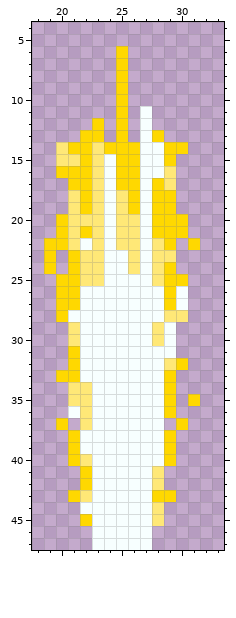
Pixel-art sprite, stored at DBZ Discovery/Animations/Aura/Charge_Loop/005.png. Above: the version before the commit.
The file is 49x48 pixels. Shown: x 18..33, y 4..47.
And afterwards:
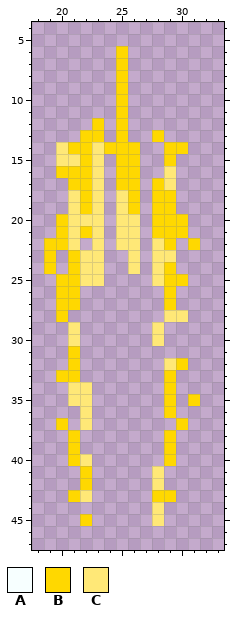
Palette (. is transparent): A #f7ffff  B #ffd800  C #ffe877
The exact change:
@@ x 18..33 @@
 10 .......B........
-11 .......B.A......
-12 .....B.B.A......
-13 ....BB.B.AB.....
-14 ..CBBCBBBAABB...
-15 ..CCBCABBAAB....
-16 ..BBBCABBAAC....
-17 ...BBCABBABC....
-18 ...CBCACBABB....
-19 ...CBCACBABB....
-20 ..BCCCACCABBB...
-21 ..BCBCACCABBB...
-22 .BBCACACCACB.B..
-23 .B.BCCAACACC....
-24 .B.BCCAACACB....
-25 ..BBCCAAAACBB...
-26 ..BBAAAAAAABA...
-27 ..BBAAAAAAABA...
-28 ..BAAAAAAAACC...
-29 ...CAAAAAACA....
-30 ...CAAAAAACA....
-31 ...BAAAAAAAA....
-32 ...BAAAAAAACB...
-33 ..BBAAAAAAAB....
-34 ...CCAAAAAAB....
-35 ...CCAAAAAAB.B..
-36 ...ACAAAAAAB....
-37 ..B.CAAAAAA.B...
-38 ...BAAAAAAAB....
-39 ...BAAAAAAAB....
-40 ...BCAAAAAAB....
-41 ....BAAAAAC.....
-42 ....BAAAAAC.....
-43 ...BCAAAAABB....
-44 ....AAAAAAC.....
-45 ....BAAAAAC.....
-46 .....AAAAA......
-47 .....AAAAA......
+11 .......B........
+12 .....B.B........
+13 ....BB.B..B.....
+14 ..CBBCBBB..BB...
+15 ..CCBC.BB..B....
+16 ..BBBC.BB..C....
+17 ...BBC.BB.BC....
+18 ...CBC.CB.BB....
+19 ...CBC.CB.BB....
+20 ..BCCC.CC.BBB...
+21 ..BCBC.CC.BBB...
+22 .BBC.C.CC.CB.B..
+23 .B.BCC..C.CC....
+24 .B.BCC..C.CB....
+25 ..BBCC....CBB...
+26 ..BB.......B....
+27 ..BB.......B....
+28 ..B........CC...
+29 ...C......C.....
+30 ...C......C.....
+31 ...B............
+32 ...B.......CB...
+33 ..BB.......B....
+34 ...CC......B....
+35 ...CC......B.B..
+36 ....C......B....
+37 ..B.C.......B...
+38 ...B.......B....
+39 ...B.......B....
+40 ...BC......B....
+41 ....B.....C.....
+42 ....B.....C.....
+43 ...BC.....BB....
+44 ..........C.....
+45 ....B.....C.....
+46 ................
+47 ................
Pixel boxes of the changes (left, top, right, bottom) in both pictures:
erased: (68, 106, 188, 550)
